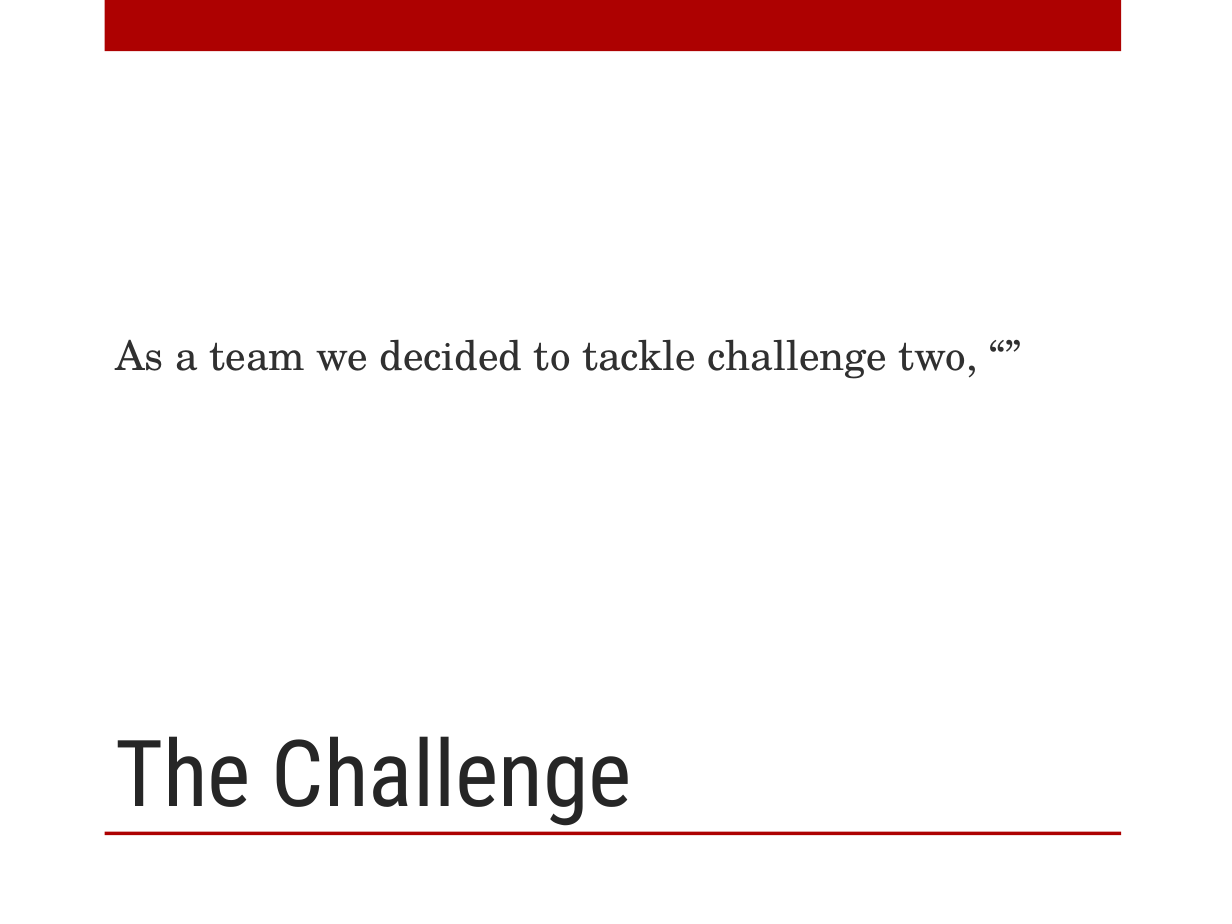
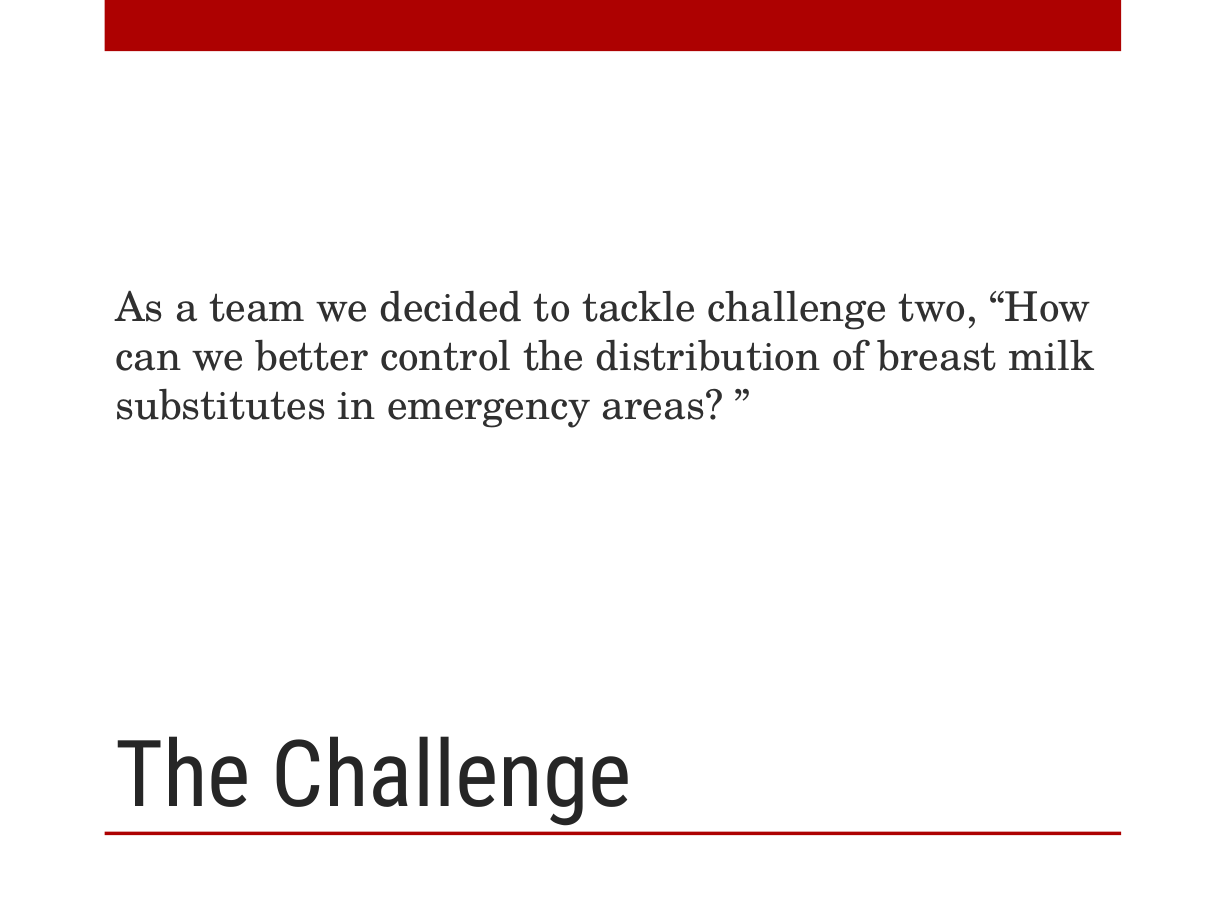
Before and after one commit to dumitruc/ve-hack-day, a slide deck: slide 3 of PPT/SaveTheChildren.pptx. Drawn at 1232x924 pixels with LibreOffice and Linux fonts; fonts in the diff are those of the drawing; background and template pictures are left out. Boxes give left, top, right and bottom in pixels: in the first picture for what was removed or moved away, otherwise in the second. Text is boxed around its words. In the diff, an @@ line names an element or a change of style, - is before the commit and + after.

```diff
--- a/PPT/SaveTheChildren.pptx
+++ b/PPT/SaveTheChildren.pptx
@@ text at (x1=115, y1=290, x2=1095, y2=428): text changed @@
-As a team we decided to tackle challenge two, “”
+As a team we decided to tackle challenge two, “How can we better control the distribution of breast milk substitutes in emergency areas? ”
```
Also in this commit, not shown: 3 other slides changed.
